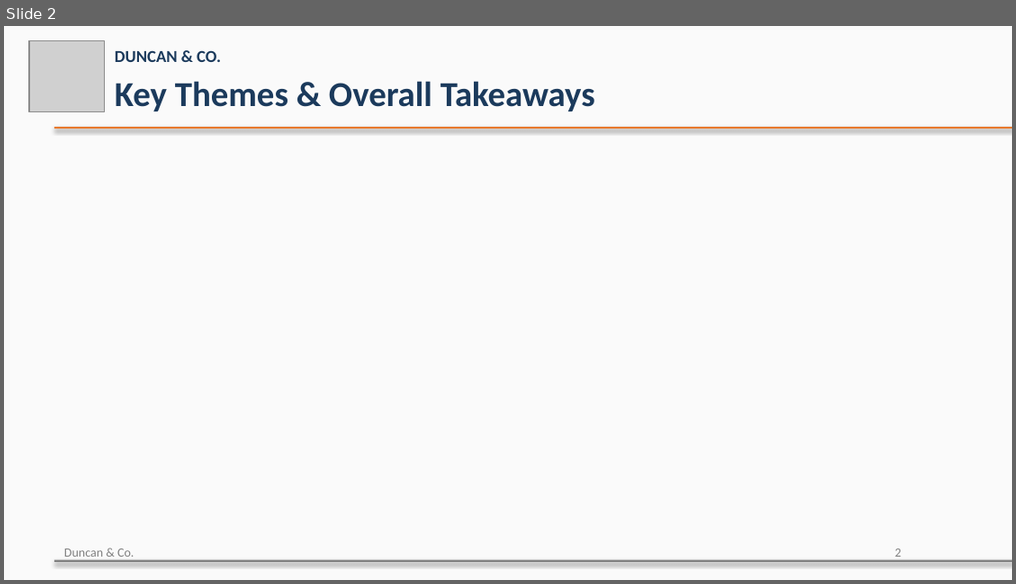
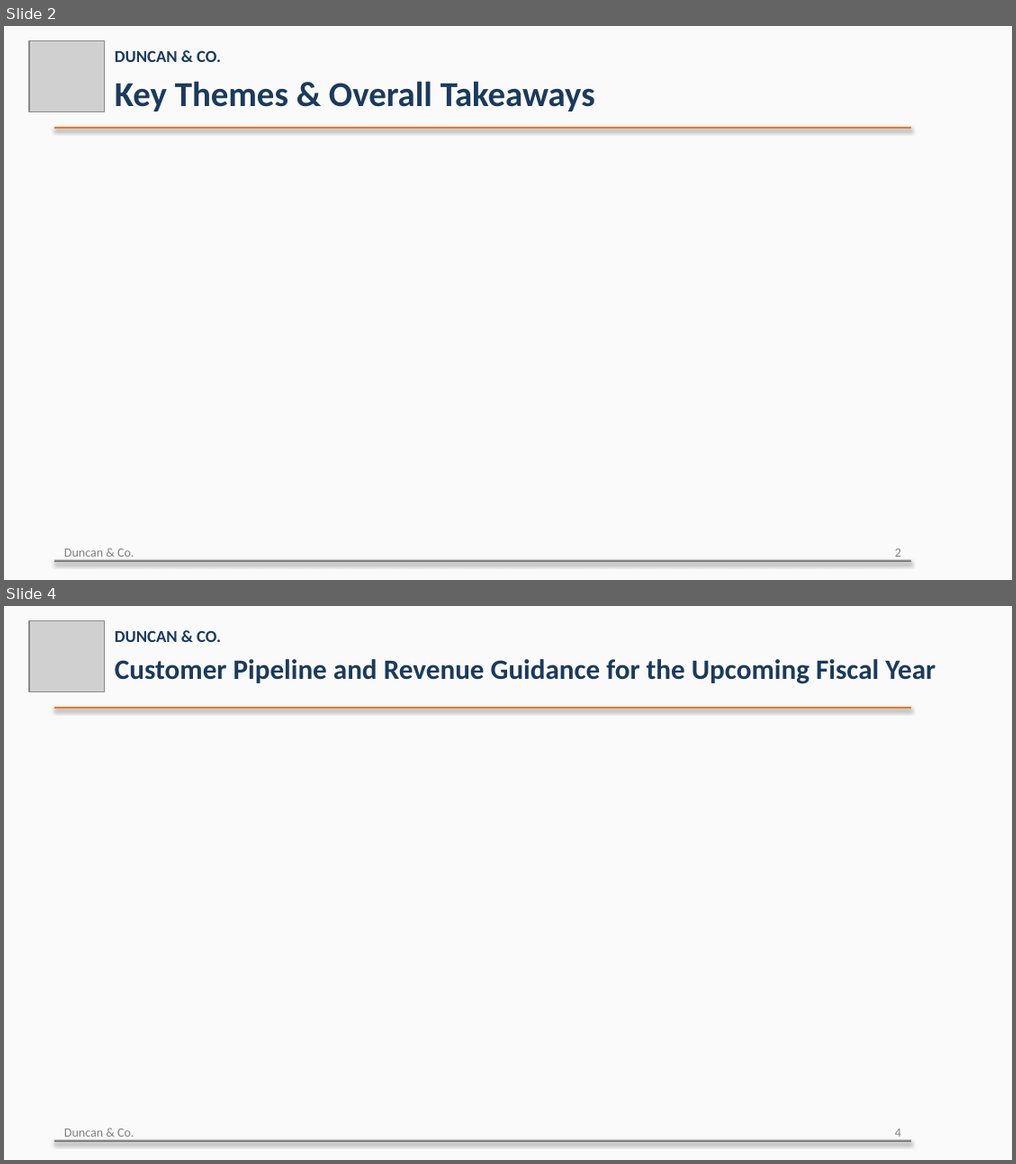
Before and after one commit to carolinedunc/notes-to-slide-deck-skill, a slide deck: example/template_test.pptx. Shown one above the other, each under a label of ours: slide 2 before the commit, slides 2 and 4 after it; the slides between them are not shown. The pictures are 1016x584 and 1016x1164 pixels, drawn with LibreOffice and Linux fonts; fonts in the diff are those of the drawing; grey boxes stand for pictures. Boxes give left, top, right and bottom in pixels: in the first picture for what was removed or moved away, otherwise in the second. Text is boxed around its words. In the diff, an @@ line names an element or a change of style, - is before the commit and + after.

```diff
--- a/example/template_test.pptx
+++ b/example/template_test.pptx
@@ slide 4 added at box(4, 606, 1012, 1160), background #FAFAFA @@
@@ picture added at box(29, 621, 105, 692) @@
@@ text added at box(115, 630, 221, 642), 12 pt, text #1B3A5C, bold @@
+DUNCAN & CO.
@@ text added at box(115, 659, 936, 684), 20 pt, text #1B3A5C, bold @@
+Customer Pipeline and Revenue Guidance for the Upcoming Fiscal Year
@@ rectangle added at box(54, 707, 911, 709), fill #E8792C @@
@@ rectangle added at box(54, 1141, 911, 1142), fill #808080 @@
@@ text added at box(64, 1129, 134, 1141), 9 pt, text #808080 @@
+Duncan & Co.
@@ text added at box(895, 1129, 901, 1141), 9 pt, text #808080 @@
+4
@@ slide 2 changed as well @@
@@ rectangle: place and size @@
-rectangle at box(54, 127, 1012, 129)
+rectangle at box(54, 127, 911, 129)
@@ rectangle: place and size @@
-rectangle at box(54, 561, 1012, 562)
+rectangle at box(54, 561, 911, 562)
```
Also in this commit, not shown: 1 other slide changed, 2 other slides added, 1 other file.
